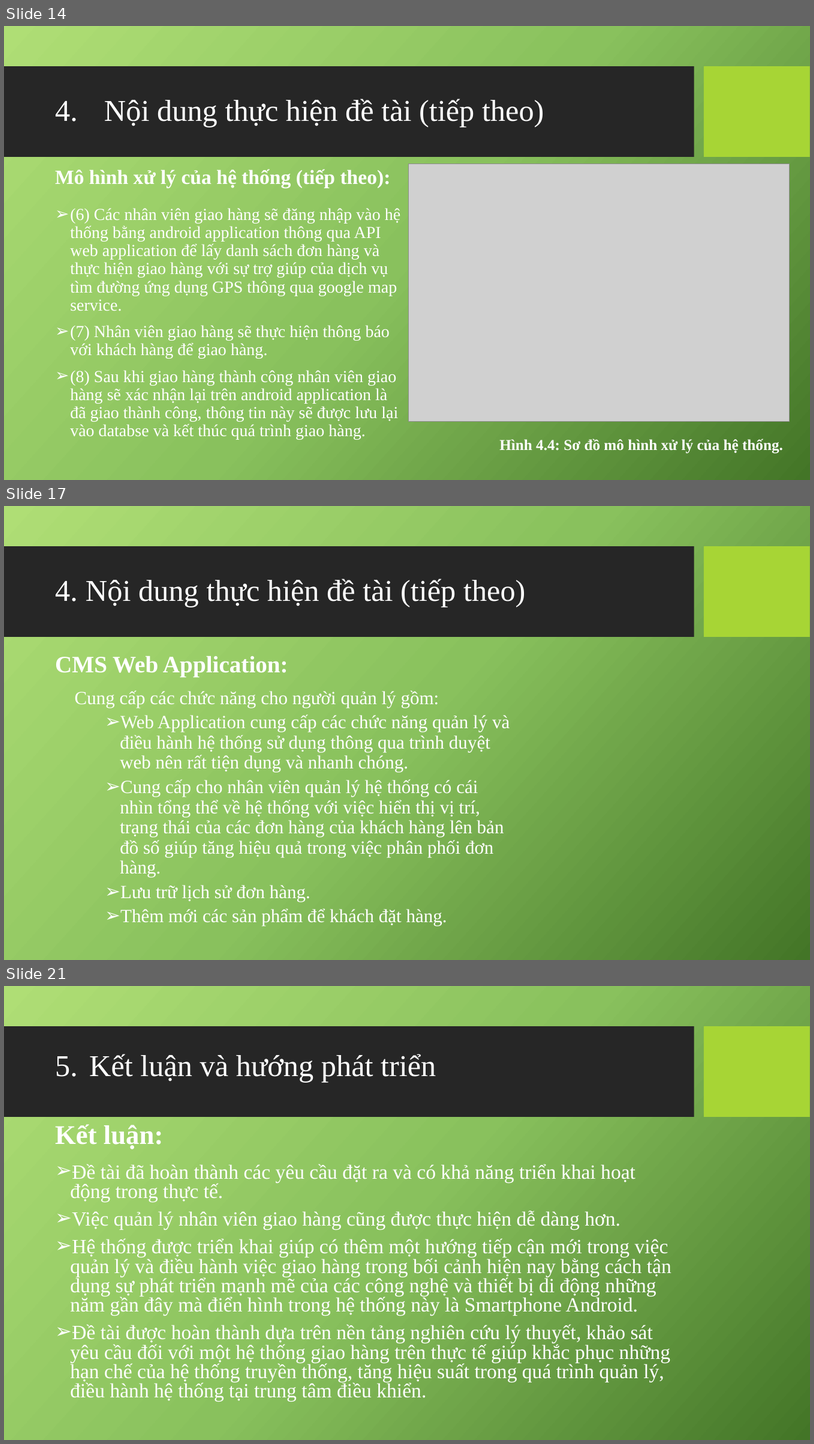
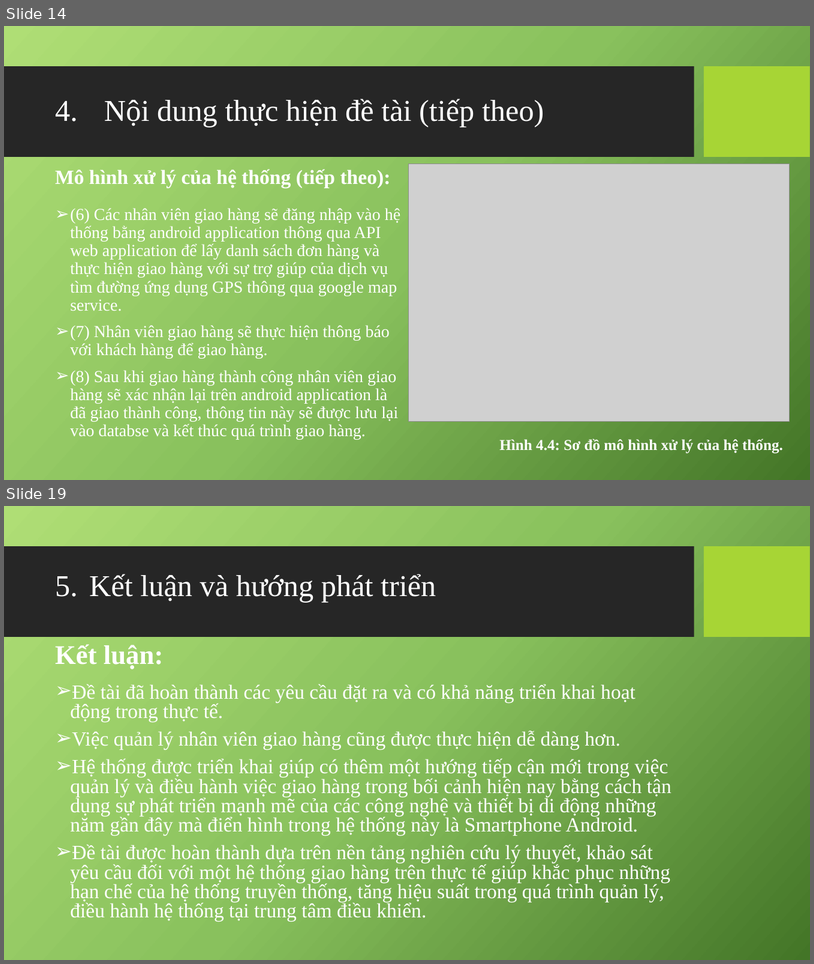
Before and after one commit to mrbadao/ordersys, a slide deck: 04_Documents/10520490_Khoa_Luan_Tot_Nghiep.pptx. Shown one above the other, each under a label of ours: slides 14, 17 and 21 before the commit, slides 14 and 19 after it; the slides between them are not shown. The pictures are 814x1444 and 814x964 pixels, drawn with LibreOffice and Linux fonts; fonts in the diff are those of the drawing; grey boxes stand for pictures; background and template pictures are left out. Boxes give left, top, right and bottom in pixels: in the first picture for what was removed or moved away, otherwise in the second. Text is boxed around its words. In the diff, an @@ line names an element or a change of style, - is before the commit and + after.

```diff
--- a/04_Documents/10520490_Khoa_Luan_Tot_Nghiep.pptx
+++ b/04_Documents/10520490_Khoa_Luan_Tot_Nghiep.pptx
@@ slide 17 removed at box(4, 506, 810, 960), background picture (left out); not listed: 2 template elements that a slide beside it also shows @@
@@ title removed at box(86, 579, 525, 607) @@
-4. Nội dung thực hiện đề tài (tiếp theo)
@@ text removed at box(55, 656, 288, 677) @@
-CMS Web Application:
@@ text removed at box(75, 690, 510, 925) @@
-Cung cấp các chức năng cho người quản lý gồm:
-  ➢ Web Application cung cấp các chức năng quản lý và điều hành hệ thống sử dụng thông qua trình duyệt web nên rất tiện dụng và nhanh chóng.
-  ➢ Cung cấp cho nhân viên quản lý hệ thống có cái nhìn tổng thể về hệ thống với việc hiển thị vị trí, trạng thái của các đơn hàng của khách hàng lên bản đồ số giúp tăng hiệu quả trong việc phân phối đơn hàng.
-  ➢ Lưu trữ lịch sử đơn hàng.
-  ➢ Thêm mới các sản phẩm để khách đặt hàng.
@@ what was slide 21 is now slide 19 @@
```
Also in this commit, not shown: 4 slides changed, 1 other slide removed.
